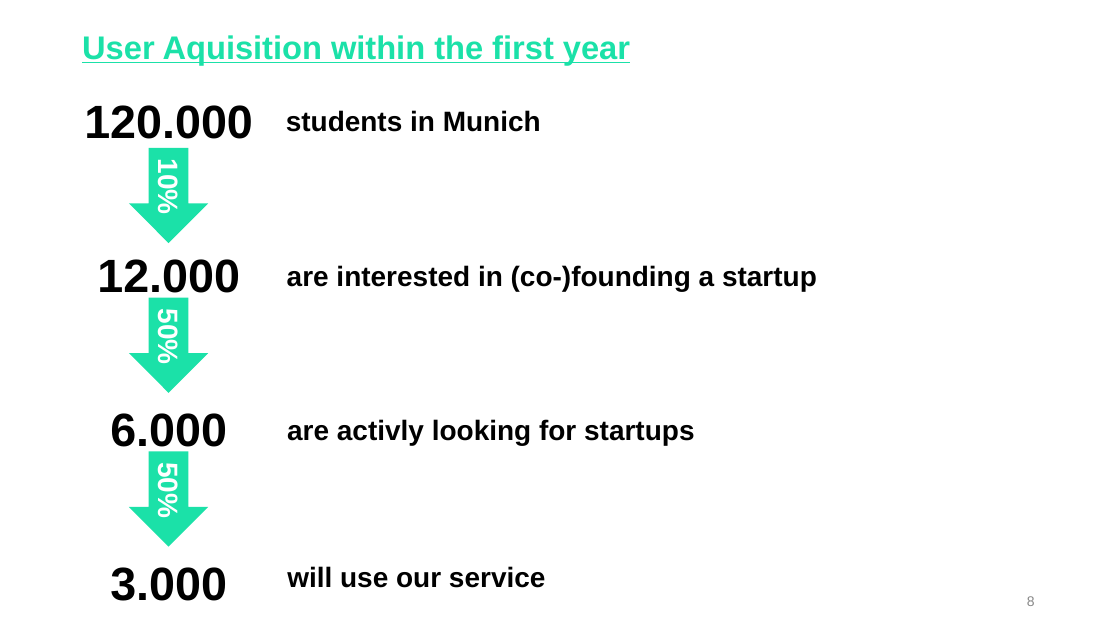
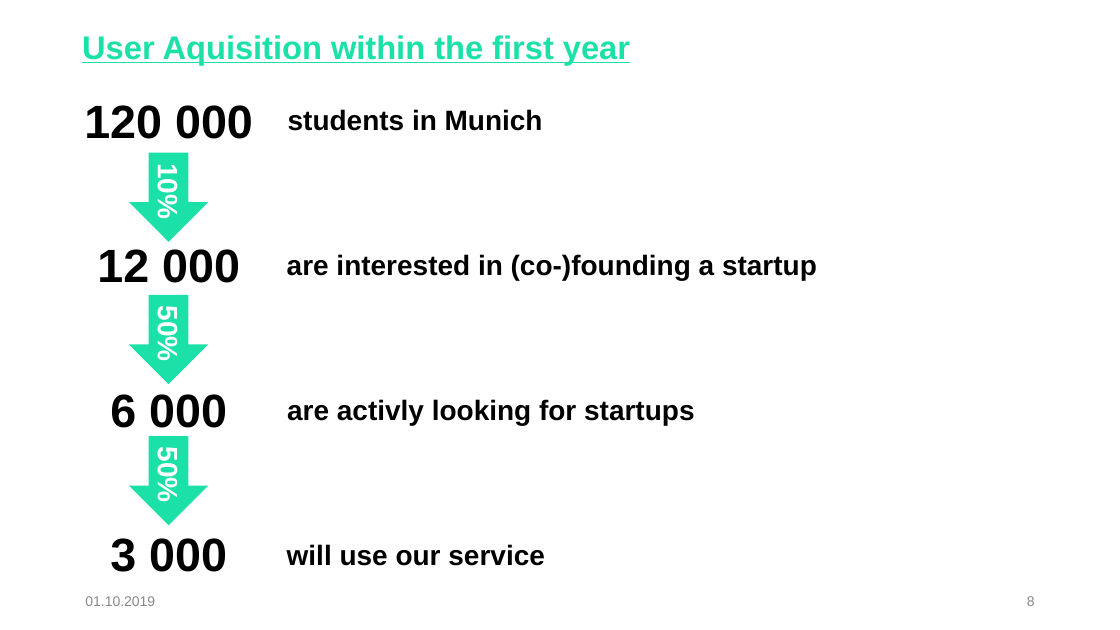
Before and after one commit to TonyChopper9/FoundingBuddies, a slide deck: slide 8 of FoundingBuddies/FoundingBuddies_Pitch.pptx. Drawn at 1120x630 pixels with LibreOffice and Linux fonts; fonts in the diff are those of the drawing. Boxes give left, top, right and bottom in pixels: in the first picture for what was removed or moved away, otherwise in the second. Text is boxed around its words. In the diff, an @@ line names an element or a change of style, - is before the commit and + after.

```diff
--- a/FoundingBuddies/FoundingBuddies_Pitch.pptx
+++ b/FoundingBuddies/FoundingBuddies_Pitch.pptx
@@ text at (84, 105, 253, 139): text changed @@
-120.000
+120 000
@@ down arrow: place and size @@
-down arrow at (129, 148, 208, 243)
+down arrow at (129, 153, 208, 242)
@@ text "10%": place and size @@
-text "10%" at (152, 164, 183, 213)
+text "10%" at (152, 168, 183, 218)
@@ text at (97, 249, 240, 283): text changed @@
-12.000
+12 000
@@ text "are interested in (co-)founding a ...": place and size @@
-text "are interested in (co-)founding a ..." at (287, 265, 817, 291)
+text "are interested in (co-)founding a ..." at (287, 254, 817, 280)
@@ down arrow: place and size @@
-down arrow at (129, 297, 208, 392)
+down arrow at (129, 295, 208, 384)
@@ text "are activly looking for startups": place and size @@
-text "are activly looking for startups" at (287, 419, 694, 445)
+text "are activly looking for startups" at (287, 399, 694, 425)
@@ text at (110, 394, 227, 428): text changed @@
-6.000
+6 000
@@ down arrow: place and size @@
-down arrow at (129, 451, 208, 546)
+down arrow at (129, 436, 208, 525)
@@ text "50%": place and size @@
-text "50%" at (152, 467, 183, 517)
+text "50%" at (152, 452, 183, 501)
@@ text at (110, 538, 227, 572): text changed @@
-3.000
+3 000
@@ text "will use our service": place and size @@
-text "will use our service" at (287, 566, 546, 588)
+text "will use our service" at (287, 544, 545, 566)
@@ text added at (85, 596, 155, 606), 12 pt, text #888888 @@
+01.10.2019
```
Also in this commit, not shown: 1 other slide changed.
